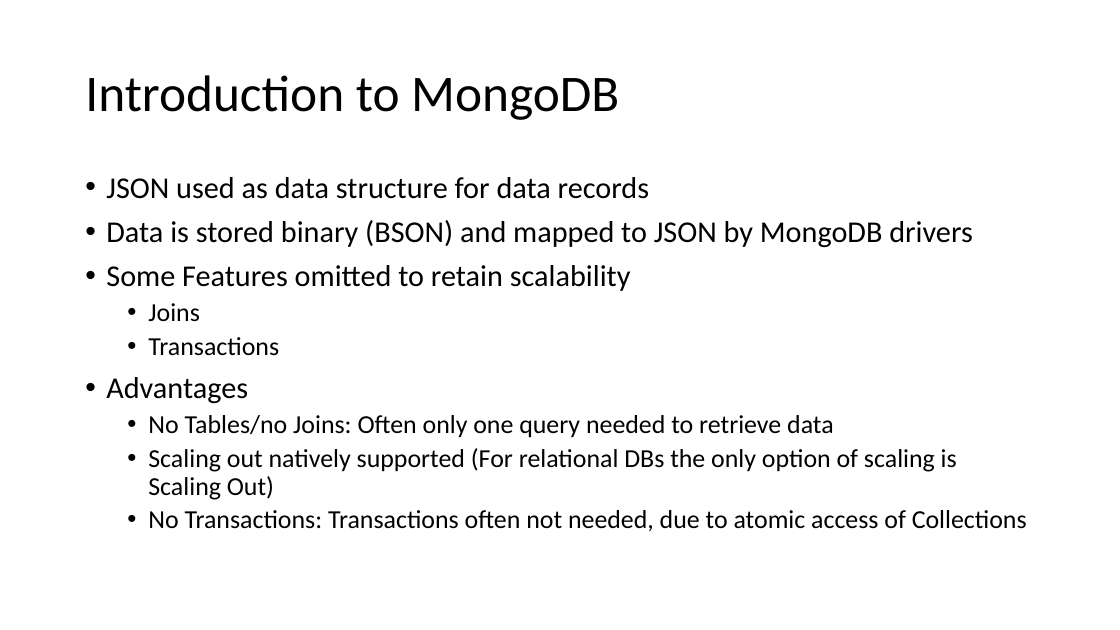
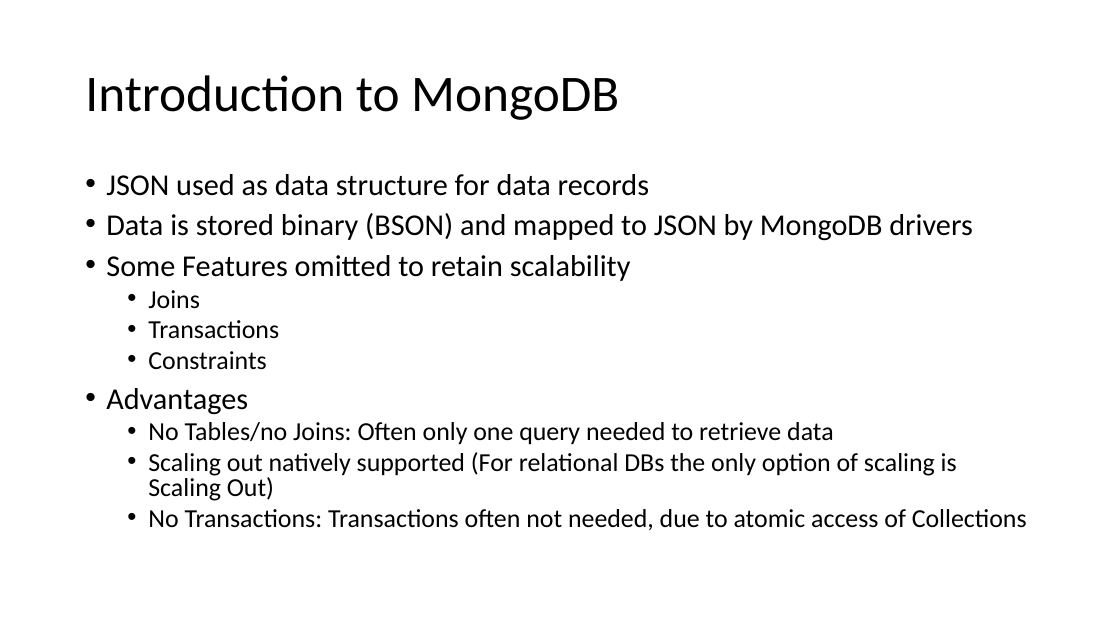
Before and after one commit to tiefenauer/m101j, a slide deck: slide 4 of m101j.pptx. Drawn at 1120x630 pixels with LibreOffice and Linux fonts; fonts in the diff are those of the drawing. Boxes give left, top, right and bottom in pixels: in the first picture for what was removed or moved away, otherwise in the second. Text is boxed around its words. In the diff, an @@ line names an element or a change of style, - is before the commit and + after.

```diff
--- a/m101j.pptx
+++ b/m101j.pptx
@@ text at box(106, 174, 1027, 530): line spacing 0.9 to 0.8 @@
@@ text at box(148, 351, 266, 370): paragraph added @@
+  • Constraints
```
Also in this commit, not shown: 2 other slides changed, 2 slides added.
